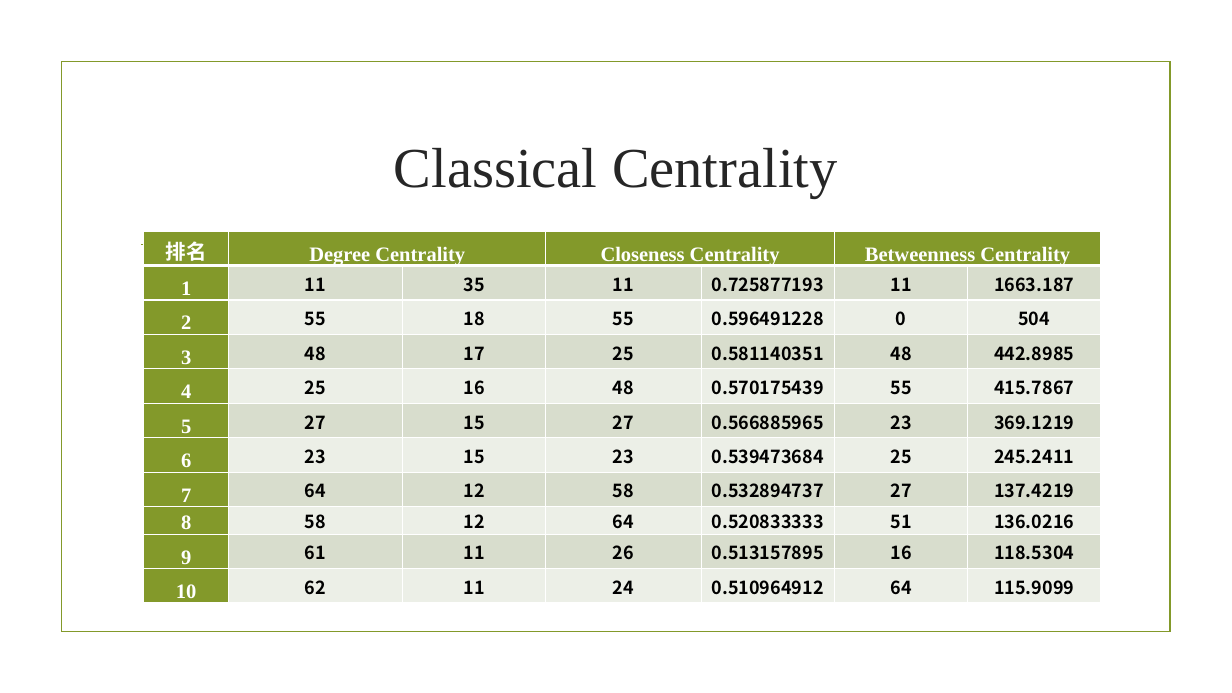
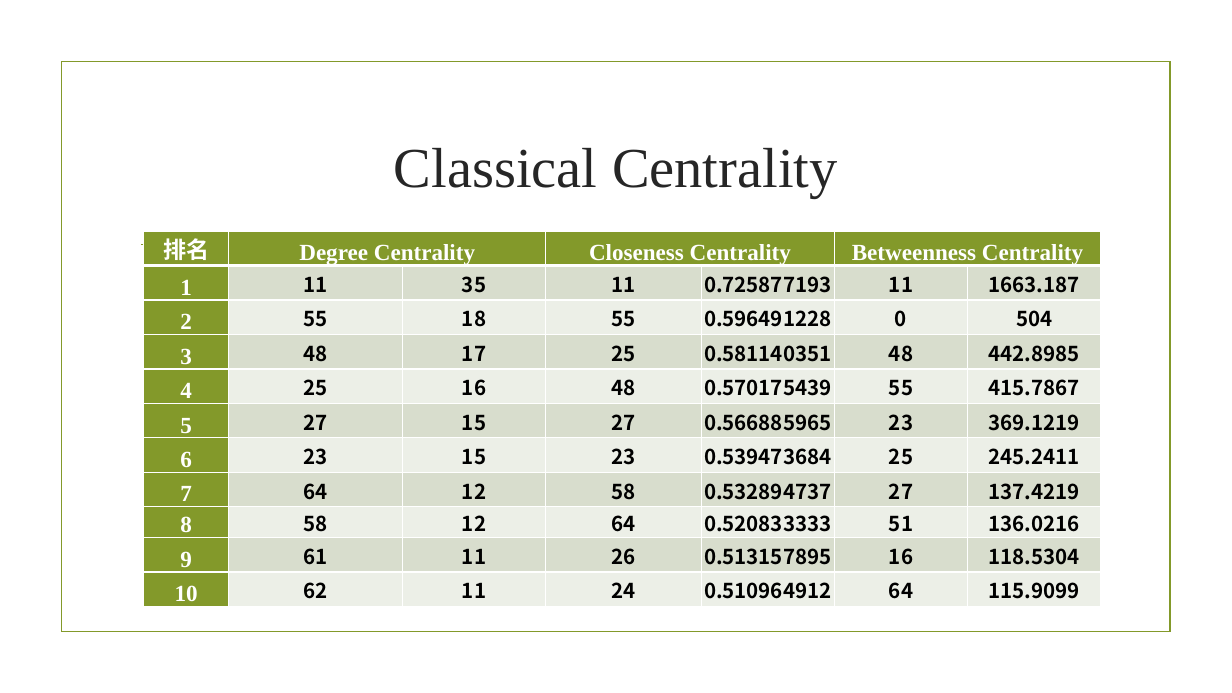
Before and after one commit to stevenyvette/train-bombing, a slide deck: slide 16 of 11.30组会.pptx (slide 15 before the commit). Drawn at 1232x693 pixels with LibreOffice and Linux fonts; fonts in the diff are those of the drawing; background and template pictures are left out. Boxes give left, top, right and bottom in pixels: in the first picture for what was removed or moved away, otherwise in the second. Text is boxed around its words. In the diff, an @@ line names an element or a change of style, - is before the commit and + after.

```diff
--- a/11.30组会.pptx
+++ b/11.30组会.pptx
@@ table at bbox=[143, 231, 1100, 611] @@
@@ size 16 to 18 pt in "排名", "Degree Centrality", "Closeness Centrality", "Betweenness Centrality" and 10 more places @@
@@ size 14 to 16 pt in "11", "35", "11", "0.725877193" and 56 more places @@
```
Also in this commit, not shown: 4 other slides changed, 5 slides added, 2 slides removed, 9 other files.
